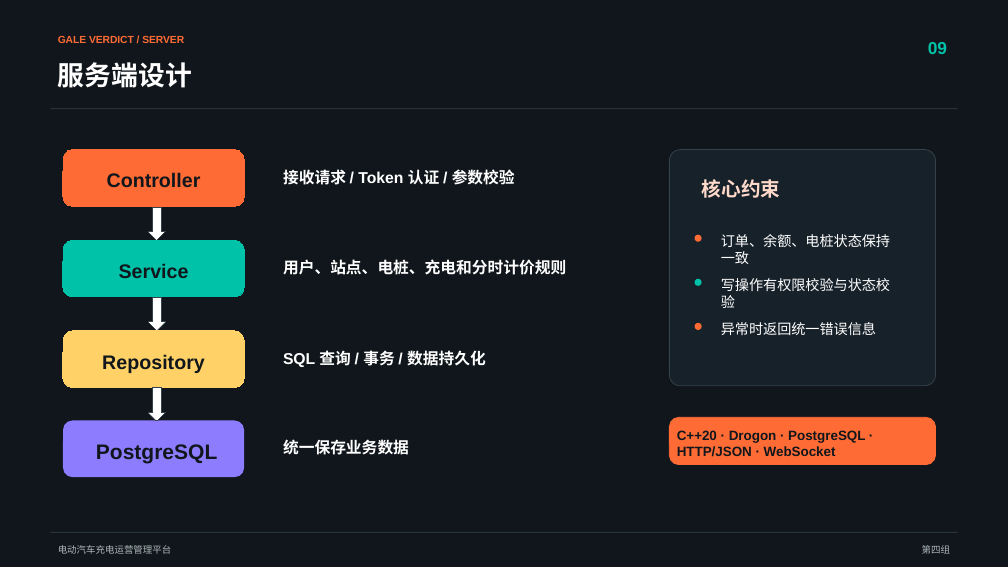
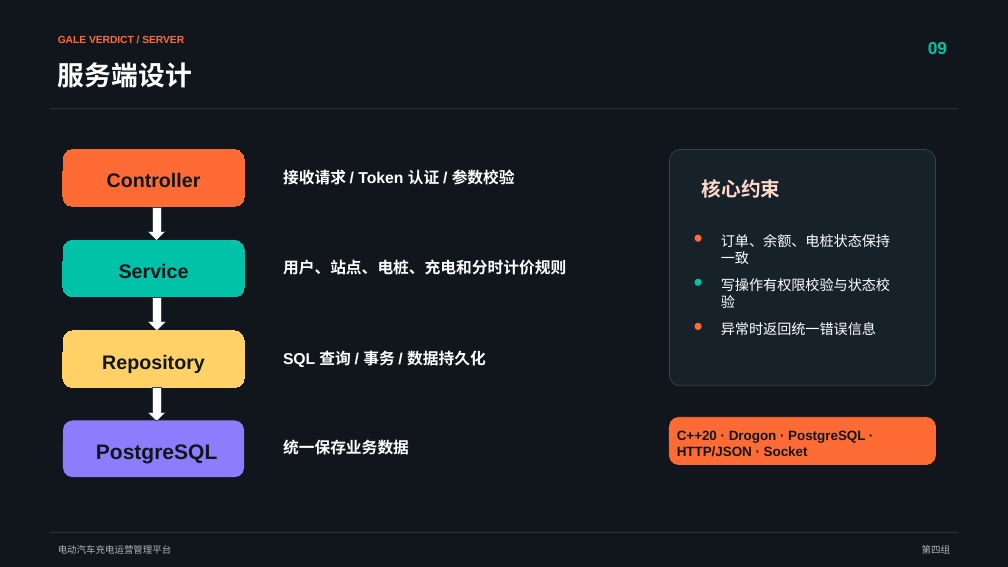
Before and after one commit to Gale-Verdict/Gale-Verdict-software-developing, a slide deck: slide 11 of 项目路演ppt-第四组2.0.pptx (slide 10 before the commit). Drawn at 1008x567 pixels with LibreOffice and Linux fonts; fonts in the diff are those of the drawing. Boxes give left, top, right and bottom in pixels: in the first picture for what was removed or moved away, otherwise in the second. Text is boxed around its words. In the diff, an @@ line names an element or a change of style, - is before the commit and + after.

```diff
--- a/项目路演ppt-第四组2.0.pptx
+++ b/项目路演ppt-第四组2.0.pptx
@@ text at bbox=[677, 430, 865, 457]: text changed @@
-C++20 · Drogon · PostgreSQL · HTTP/JSON · WebSocket
+C++20 · Drogon · PostgreSQL · HTTP/JSON · Socket
```
Also in this commit, not shown: 3 other slides changed, 2 slides added, 2 other files.
